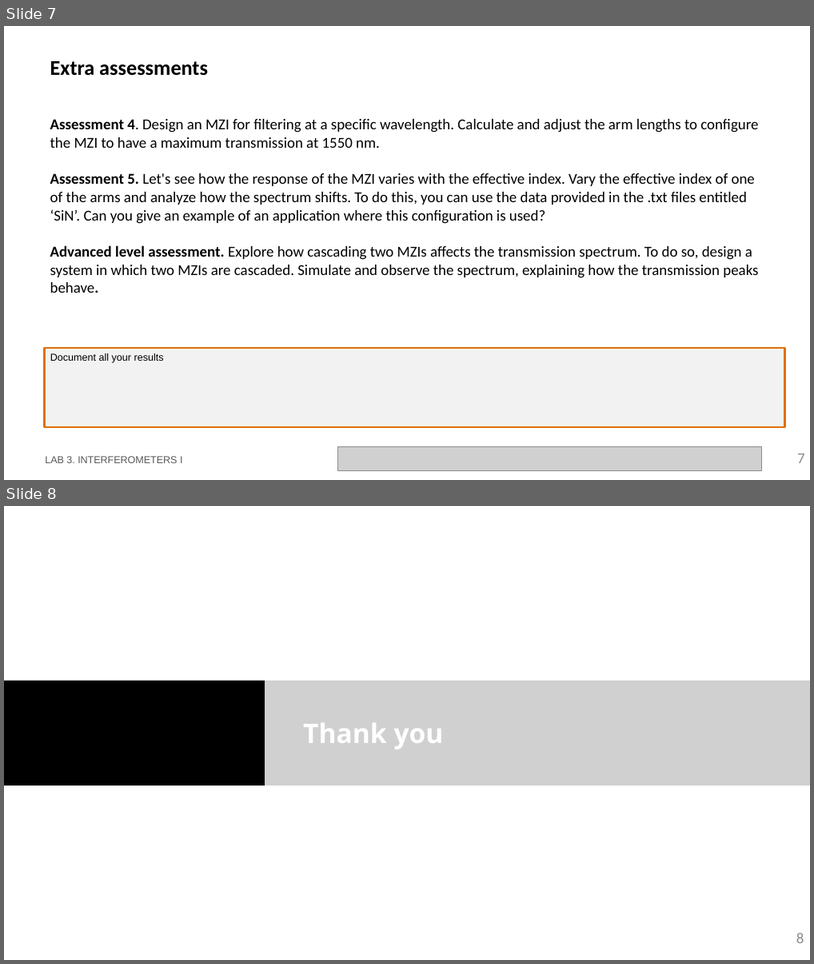
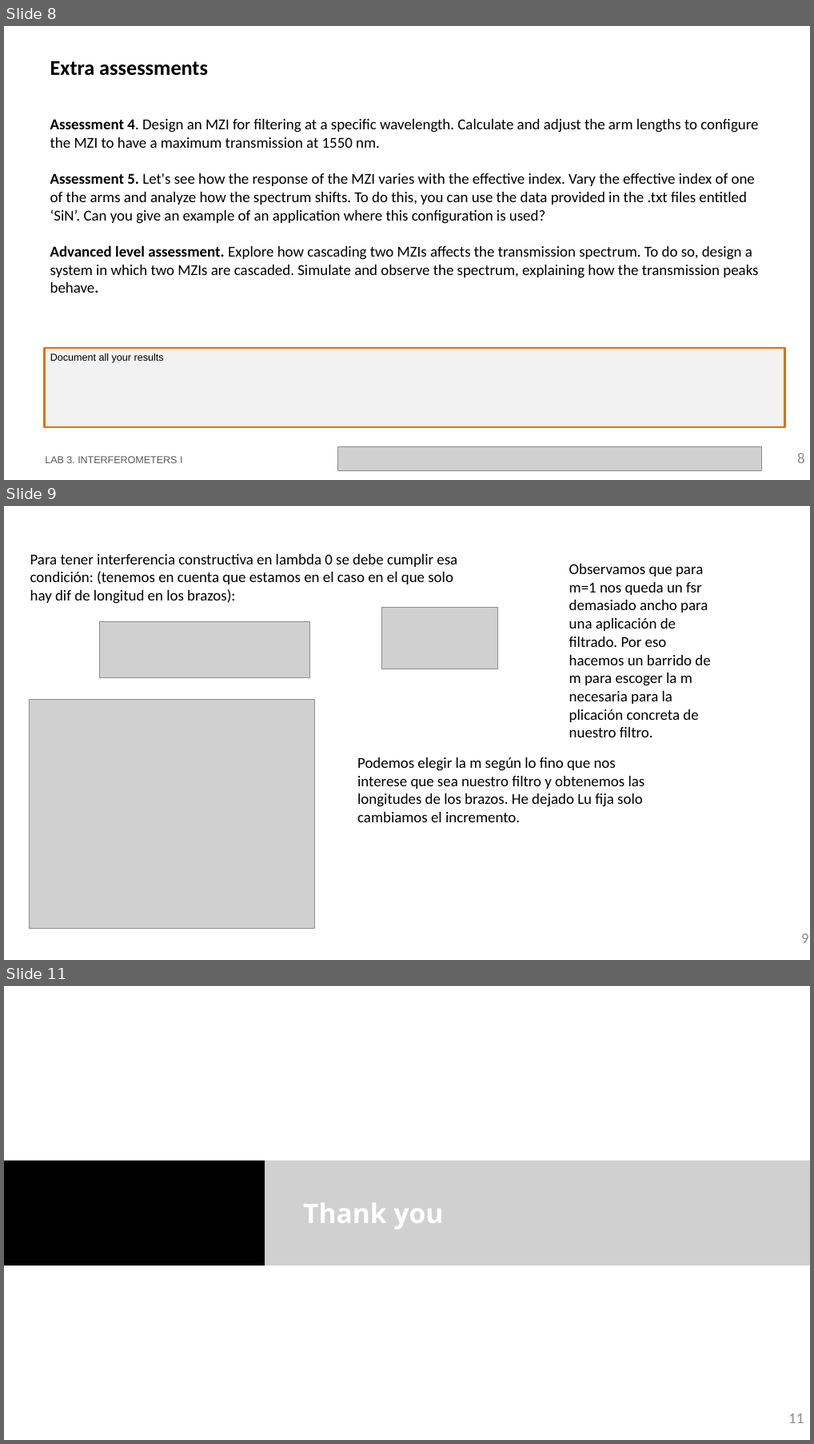
Before and after one commit to mromgar1/pic-upv-lab3, a slide deck: LabBook_3.pptx. Shown one above the other, each under a label of ours: slides 7 and 8 before the commit, slides 8, 9 and 11 after it; the slides between them are not shown. The pictures are 814x964 and 814x1444 pixels, drawn with LibreOffice and Linux fonts; fonts in the diff are those of the drawing; grey boxes stand for pictures; background and template pictures are left out. Boxes give left, top, right and bottom in pixels: in the first picture for what was removed or moved away, otherwise in the second. Text is boxed around its words. In the diff, an @@ line names an element or a change of style, - is before the commit and + after.

```diff
--- a/LabBook_3.pptx
+++ b/LabBook_3.pptx
@@ slide 9 added at box(4, 506, 810, 960), background #FFFFFF @@
@@ text added at box(30, 554, 458, 604), 18 pt, text #000000 @@
+Para tener interferencia constructiva en lambda 0 se debe cumplir esa condición: (tenemos en cuenta que estamos en el caso en el que solo hay dif de longitud en los brazos):
@@ text added at box(570, 564, 710, 737), 18 pt, text #000000 @@
+Observamos que para m=1 nos queda un fsr demasiado ancho para una aplicación de filtrado. Por eso hacemos un barrido de m para escoger la m necesaria para la plicación concreta de nuestro filtro.
@@ picture added at box(99, 622, 310, 678) @@
@@ picture added at box(382, 608, 498, 668) @@
@@ picture added at box(30, 699, 315, 928) @@
@@ text added at box(358, 757, 646, 822), 18 pt, text #000000 @@
+Podemos elegir la m según lo fino que nos interese que sea nuestro filtro y obtenemos las longitudes de los brazos. He dejado Lu fija solo cambiamos el incremento.
@@ page number added at box(802, 933, 810, 943), 18 pt, text #8C8C8C @@
+9
@@ what was slide 7 is now slide 8 @@
@@ page number at box(798, 452, 806, 463): text changed @@
-7
+8
@@ what was slide 8 is now slide 11 @@
@@ page number at box(789, 1413, 804, 1423): text changed @@
-8
+11
```
Also in this commit, not shown: 2 other slides added, 1 other file.
